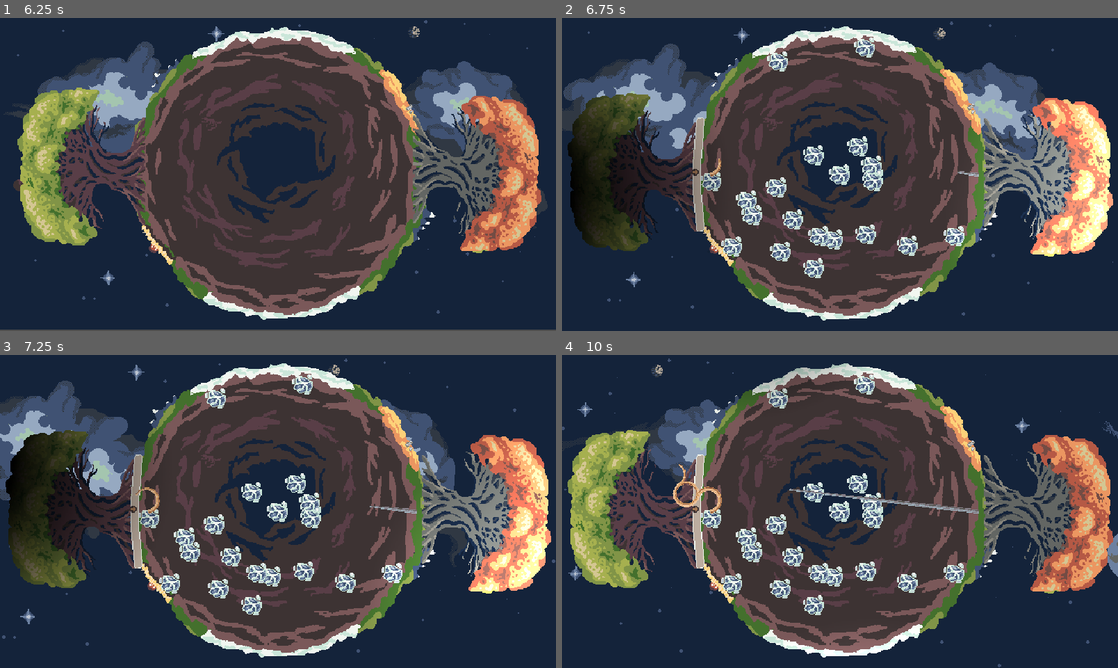
Above: before the commit, frames 1-4 (two rows, left to right).
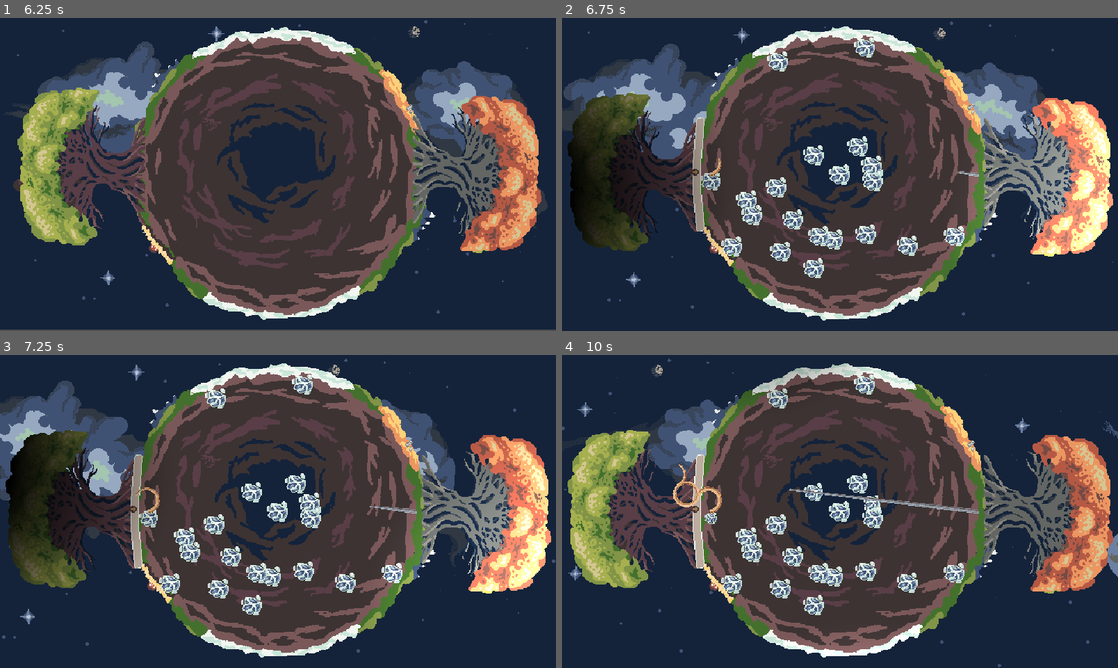
Above: after the commit, the same moments.

Repository: Rotta-Games/ragerootin
Game: Godot game, scene res://main.tscn
Two runs of this game, one before a commit and one after it. Both use one fixed random seed, a clock stepped at 60 frames per second and the inputs below. Sound files missing from this copy of the repository are replaced by a short silence.
Inputs:
- Up to frame 1 (6.25 s): click "New Game" at 0.5 s; click "New Game" at 1.25 s; hold Right (player1_move_right) 2.03-2.78 s; hold Left (player1_move_left) 2.78-3.53 s; hold Right (player1_move_right) 3.53-5.03 s; hold Left (player1_move_left) from 5.03 s (still down)
- Up to frame 2 (6.75 s): keep holding Left (player1_move_left)
- Up to frame 3 (7.25 s): keep holding Left (player1_move_left)
- Up to frame 4 (10 s): release Left (player1_move_left) at 7.28 s; hold Right (player1_move_right) 7.28-9.53 s; hold Left (player1_move_left) from 9.53 s (still down)

Frame 1 is identical in both runs. In frame 2, less than 0.1% of the frame differs, in the area x 25-29%, y 49-56%; in frame 3, 0.1%; in frame 4, 0.4%, in the area x 25-58%, y 40-56%.

Commit message:
Simple water draining

Diff:
--- a/planet.tscn
+++ b/planet.tscn
@@ -15,6 +15,8 @@
 
 [node name="Earth" type="Area2D" parent="."]
 position = Vector2(320, 180)
+collision_layer = 0
+collision_mask = 0
 
 [node name="CollisionShape2D" type="CollisionShape2D" parent="Earth"]
 shape = SubResource("CircleShape2D_njt6a")
--- a/root.gd
+++ b/root.gd
@@ -60,7 +60,7 @@
 	shape.rotation = last_point.direction_to(point).angle()
 
 	var length = last_point.distance_to(point)
-	rect.extents = Vector2(length / 2, 5)
+	rect.extents = Vector2(length / 2, line.width / 2)
 
 	shape.shape = rect
 	body.add_child(shape)
@@ -78,7 +78,7 @@
 	shape.rotation = second_last.direction_to(point).angle()
 
 	var length = second_last.distance_to(point)
-	rect.extents = Vector2(length / 2, 5)
+	rect.extents = Vector2(length / 2, line.width / 2)
 
 	if length >= max_segment_length:
 		add_point(point)
--- a/root.tscn
+++ b/root.tscn
@@ -8,7 +8,7 @@
 point_count = 2
 
 [sub_resource type="CircleShape2D" id="CircleShape2D_v5e5p"]
-radius = 5.0
+radius = 2.0
 
 [sub_resource type="GDScript" id="GDScript_mvx4r"]
 script/source = "extends CollisionShape2D
--- /dev/null
+++ b/water.gd
@@ -0,0 +1,22 @@
+extends Node2D
+
+
+@onready var area = $Area2D
+
+var amount = 100
+var drain_speed = 10
+
+# Called when the node enters the scene tree for the first time.
+func _ready():
+	pass # Replace with function body.
+
+
+func _process(delta):
+	var areas = area.get_overlapping_areas()
+	var count = areas.size()
+
+	if count or amount <= 10:
+		amount -= delta + count * delta * drain_speed
+		self.scale = Vector2(amount/100, amount/100)
+		if amount <= 0:
+			self.queue_free()
--- a/water.tscn
+++ b/water.tscn
@@ -1,19 +1,21 @@
-[gd_scene load_steps=3 format=3 uid="uid://7c5hvc25dmio"]
+[gd_scene load_steps=4 format=3 uid="uid://7c5hvc25dmio"]
 
+[ext_resource type="Script" path="res://water.gd" id="1_2fpow"]
 [ext_resource type="Texture2D" uid="uid://nmm7bd6urxd5" path="res://assets/gfx/water.png" id="1_yv4ek"]
 
 [sub_resource type="CircleShape2D" id="CircleShape2D_2unld"]
 radius = 12.0416
 
 [node name="Node2D" type="Node2D"]
+script = ExtResource("1_2fpow")
 
-[node name="Water" type="Area2D" parent="."]
+[node name="Area2D" type="Area2D" parent="."]
 collision_layer = 4
 collision_mask = 3
 
-[node name="Sprite2D" type="Sprite2D" parent="Water"]
+[node name="Sprite2D" type="Sprite2D" parent="Area2D"]
 position = Vector2(2.08165e-12, 2.08165e-12)
 texture = ExtResource("1_yv4ek")
 
-[node name="CollisionShape2D" type="CollisionShape2D" parent="Water"]
+[node name="CollisionShape2D" type="CollisionShape2D" parent="Area2D"]
 shape = SubResource("CircleShape2D_2unld")
